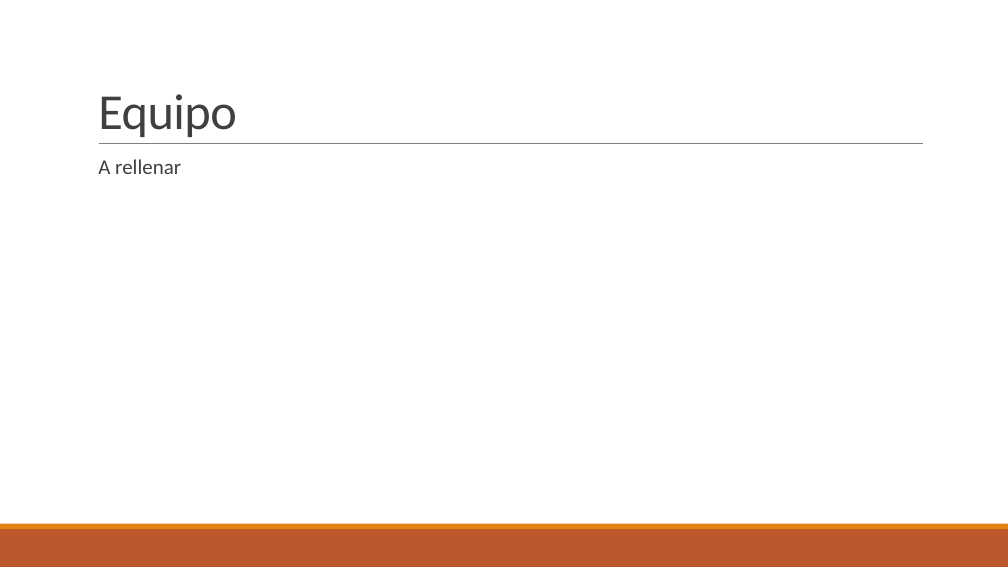
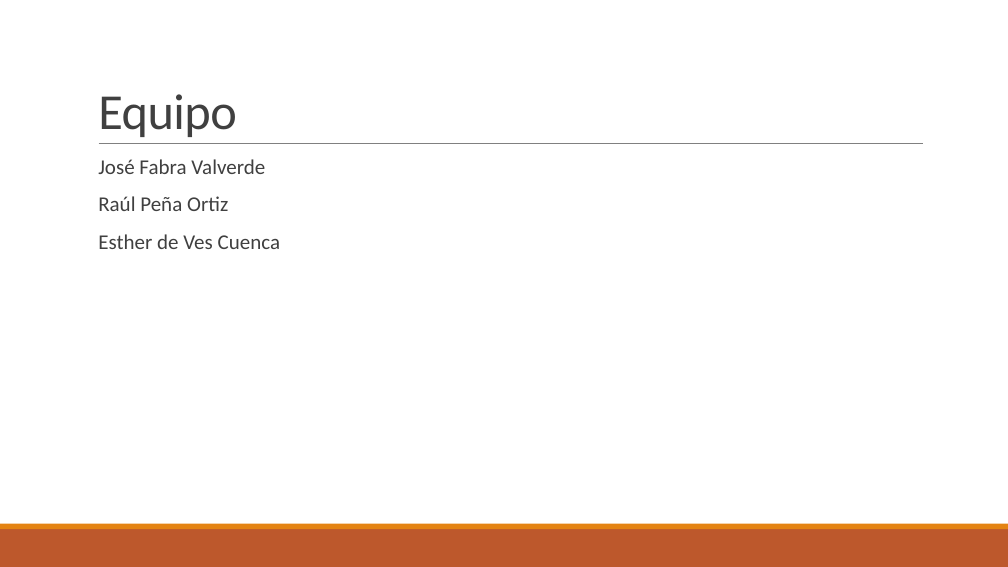
Before and after one commit to jofaval/talks-about, a slide deck: slide 3 of uv/web-scraping-y-las-bases-de-datos-ofuscadas/Web Scraping y las Bases de Datos Ofuscadas.pptx. Drawn at 1008x567 pixels with LibreOffice and Linux fonts; fonts in the diff are those of the drawing. Boxes give left, top, right and bottom in pixels: in the first picture for what was removed or moved away, otherwise in the second. Text is boxed around its words. In the diff, an @@ line names an element or a change of style, - is before the commit and + after.

Commit message:
feat(uv/web-scraping): powerpoint

```diff
--- a/uv/web-scraping-y-las-bases-de-datos-ofuscadas/Web Scraping y las Bases de Datos Ofuscadas.pptx
+++ b/uv/web-scraping-y-las-bases-de-datos-ofuscadas/Web Scraping y las Bases de Datos Ofuscadas.pptx
@@ text at [98, 159, 281, 249]: text changed @@
-  A rellenar
+  José Fabra Valverde
+  Raúl Peña Ortiz
+  Esther de Ves Cuenca
```
Also in this commit, not shown: 1 slide added, 1 other file.
